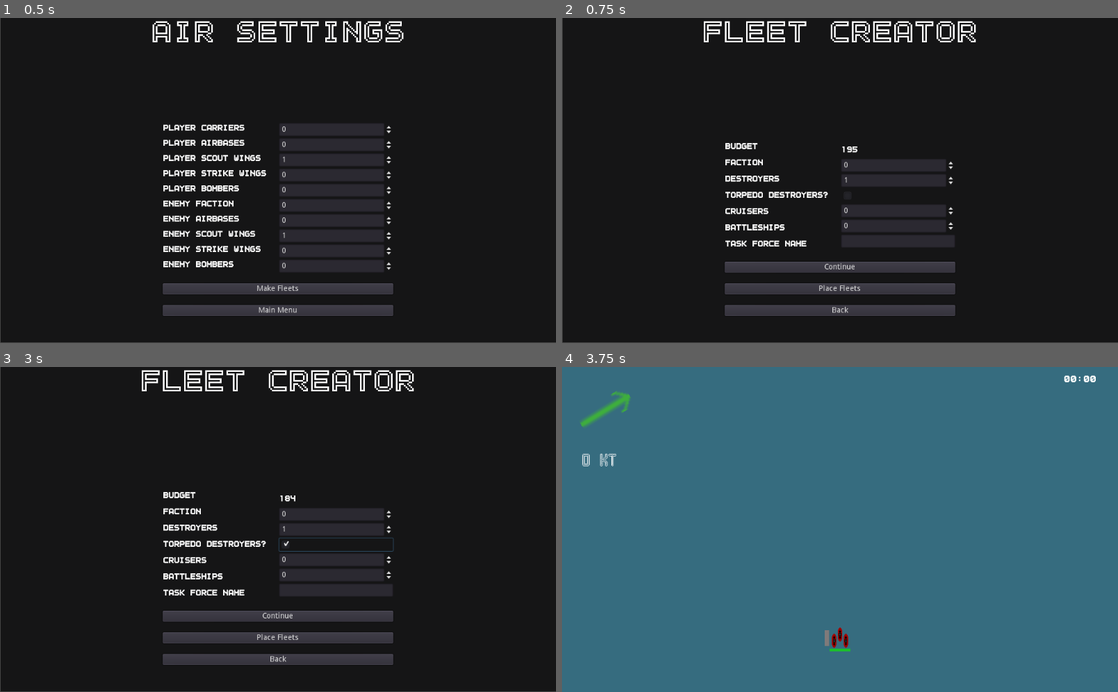
Above: before the commit, frames 1-4 (two rows, left to right).
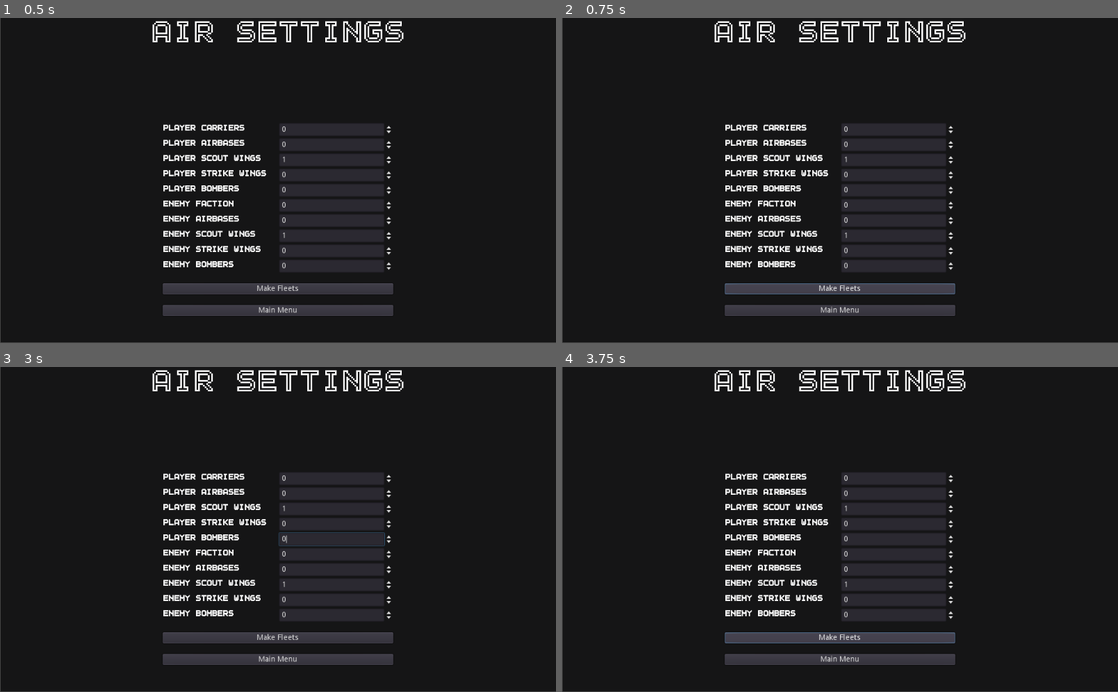
Above: after the commit, the same moments.

Repository: peter-shaw-benson/naval-game
Game: Godot game, scene res://gui/AirbaseSettings.tscn
The game is run twice, just before and just after one commit, with the same random seed, the same clock (stepped at 60 frames per second) and the same inputs. This scene is started directly instead of the project's main scene.
Inputs (mouse positions are in pixels of both pictures, inside the frame that each line leads up to):
- Up to frame 1 (0.5 s): no input
- Up to frame 2 (0.75 s): click "Make Fleets" at 0.5 s
- Up to frame 3 (3 s): click (278, 617) at 1.25 s, where only the run before the commit has a clickable "Continue"; click (278, 617) at 2 s, where only the run before the commit has a clickable "Continue"; click (333, 545) at 2.77 s
- Up to frame 4 (3.75 s): click (840, 636) at 3.5 s, where only the run before the commit has a clickable "Place Fleets"

Frame 1 is identical in both runs. In frame 2, 9.5% of the frame differs, in the area x 25-75%, y 0-91%; in frame 3, 9.3%; in frame 4, 100%, in the area x 0-100%, y 0-100%.
Error after the commit: Parse Error: The method "make_enemy_plane_list" isn't declared in the current class. (res://gui/AirbaseSettings.gd:50)

Commit message:
PLANES WORK.

Diff:
--- a/Ships2/Plane Launchers/Airbase.gd
+++ b/Ships2/Plane Launchers/Airbase.gd
@@ -21,7 +21,7 @@
 
 var strike_target: Vector2
 
-var plane_numbers = {"scout": 5, "strike": 0, "bomber": 0, "fighter": 0}
+var plane_numbers = {"scout": 10, "strike": 0, "bomber": 0, "fighter": 0}
 
 func _ready():
 	self.deselect()
@@ -68,6 +68,9 @@
 	detector.connect("left_spotting_area", self, "on_detection_left")
 
 	self.deselect()
+
+	get_node("LaunchBar").hide()
+	get_node("LaunchTimer").stop()
 
 func get_visibility():
 	return 10
@@ -94,6 +97,7 @@
 
 
 func select():
+	#print("airbase selected")
 	if faction == GameState.get_playerFaction():
 
 		self.selected = true
@@ -122,14 +126,21 @@
 			plane_numbers["strike"] += 1
 
 
+
+func _unhandled_input(event):
+	if event is InputEventMouseButton \
+	and event.button_index == BUTTON_RIGHT \
+	and !event.pressed:
+		self.handle_right_click(event.position)
+
 # Press "S" for scouting, press Z for strike
 # for now, scouting force is 2 scout planes
 # while strike force is
 func handle_right_click(placement):
 	if selected:
-		#print("right clicked for course")
+		print("right clicked for course")
 		# Turn logic is here for now?
-		#print(plane_dict)
+		print(plane_numbers)
 
 		if last_button == "scout" and plane_numbers["scout"] > 0:
 			# Send planes
@@ -165,6 +176,8 @@
 		elif Input.is_action_pressed("cancel"):
 			last_button = ""
 
+		print(last_button)
+
 # Combat stuff:
 func take_plane_damage(plane_squad):
 	pass
@@ -187,7 +200,7 @@
 		return launch_time
 
 func send_out_planes(placement, strike_type, is_cap=false):
-	#print(type)
+	print(placement, strike_type)
 
 	if not launching:
 
@@ -195,6 +208,7 @@
 		strike_target = placement
 		launch_type = strike_type
 
+		print("starting launch")
 		start_launch(placement, strike_type)
 
 func start_launch(placement, strike_type):
@@ -203,6 +217,7 @@
 	# hard-coding for now – this means that 2 planes should launch per second
 	var squad_launch_time = 0.5
 	get_node("LaunchTimer").wait_time = squad_launch_time
+	get_node("LaunchTimer").start()
 
 	get_node("LaunchBar").show()
 	get_node("LaunchBar").max_value = squad_launch_time
@@ -232,15 +247,24 @@
 func _on_LaunchTimer_timeout():
 	#end_launch()
 	# spawn new boid
+	print(launch_type, plane_numbers[launch_type])
+
 	if plane_numbers[launch_type] > 0:
 		#spawn new boid
+		print("spawning new plane")
+
 		var plane_squad = PlaneBoidScene.instance()
+
+		add_child(plane_squad)
 
 		plane_squad.init(launch_type, self.global_position, strike_target)
 
 		plane_squad.connect("plane_recovered", self, "plane_recovered")
 		plane_squad.connect("plane_lost", self, "plane_death")
+
+		plane_numbers[launch_type] -= 1
 
 	else:
 		launching = false
 		get_node("LaunchBar").hide()
+		get_node("LaunchTimer").stop()
--- a/Ships2/Plane Launchers/Airbase.tscn
+++ b/Ships2/Plane Launchers/Airbase.tscn
@@ -11,9 +11,9 @@
 [sub_resource type="RectangleShape2D" id=1]
 extents = Vector2( 65.466, 23.816 )
 
-[node name="AirbaseArea" type="Area2D"]
+[node name="AirbaseArea" type="KinematicBody2D"]
 pause_mode = 1
-position = Vector2( 0.5, 0.125 )
+position = Vector2( 553, 329 )
 collision_layer = 2
 collision_mask = 2
 script = ExtResource( 2 )
@@ -46,7 +46,6 @@
 shape = SubResource( 1 )
 
 [node name="LaunchTimer" type="Timer" parent="."]
-one_shot = true
 
 [node name="LaunchBar" type="ProgressBar" parent="."]
 margin_left = 70.5
@@ -62,6 +61,11 @@
 "_edit_use_anchors_": false
 }
 
-[connection signal="area_entered" from="." to="." method="_on_AirbaseArea_area_entered"]
-[connection signal="input_event" from="." to="." method="_on_AirbaseArea_input_event"]
+[node name="MouseClickHitbox" type="Area2D" parent="."]
+
+[node name="Hitbox" type="CollisionShape2D" parent="MouseClickHitbox"]
+position = Vector2( -0.127563, -0.181458 )
+shape = SubResource( 1 )
+
 [connection signal="timeout" from="LaunchTimer" to="." method="_on_LaunchTimer_timeout"]
+[connection signal="input_event" from="MouseClickHitbox" to="." method="_input_event"]
--- a/gui/AirbaseSettings.gd
+++ b/gui/AirbaseSettings.gd
@@ -1,10 +1,4 @@
 extends Control
-
-var ScoutPlane = preload("res://Entities/Planes/ScoutPlane.gd")
-var DiveBomber = preload("res://Entities/Planes/DiveBomber.gd")
-var TorpBomber = preload("res://Entities/Planes/TorpBomber.gd")
-var LevelBomber = preload("res://Entities/Planes/LevelBomber.gd")
-var Fighter = preload("res://Entities/Planes/Fighter.gd")
 
 var LandFortEntity = preload("res://Entities/Other/LandFortEntity.gd")
 
@@ -45,7 +39,7 @@
 
 	if player_airbases == 1:
 		var player_airbase = {\
-							"planes": make_player_plane_list(),
+							"planes": make_player_plane_dict(),
 							"faction": GameState.get_playerFaction(),
 							"type": "airbase"}
 
@@ -74,25 +68,17 @@
 func _on_BackButton_pressed():
 	GameState.goto_scene("res://gui/MainMenu.tscn")
 
-func make_player_plane_list():
-	var plane_list = []
+func make_player_plane_dict():
 
-	for i in range(player_scouts):
-		plane_list.append(ScoutPlane.new())
+	var plane_dict = {"scout": player_scouts,
+		"strike": player_strikes,
+		"bomber": player_bombers,
+		# huh - we don't have player fighters here
+		"fighter": 0}
 
-	for i in range(player_strikes*strike_multiplier):
-		plane_list.append(DiveBomber.new())
-		plane_list.append(TorpBomber.new())
+	return plane_dict
 
-	for i in range(player_bombers):
-		plane_list.append(LevelBomber.new())
-
-	# this is temporary
-	plane_list.append(Fighter.new())
-
-	return plane_list
-
-func make_enemy_plane_list():
+func make_enemy_plane_dict():
 	var plane_list = []
 
 	for i in range(enemy_scouts):
Not shown, changed: .DS_Store
